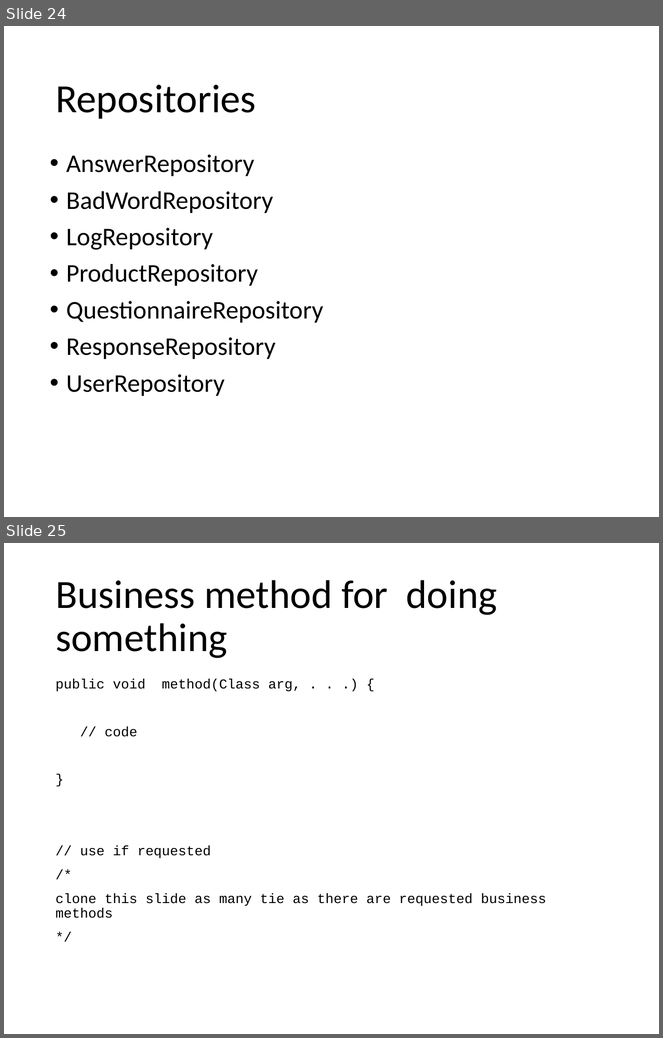
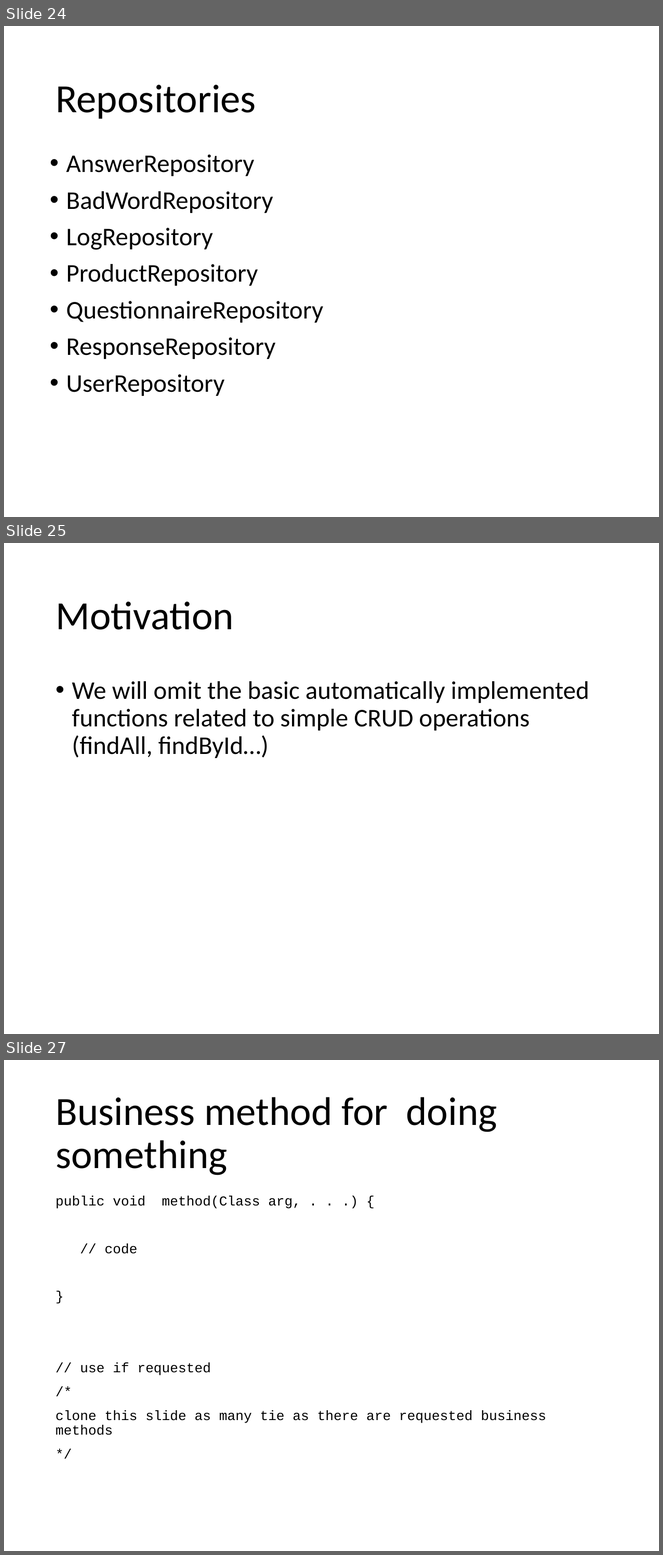
Before and after one commit to Paso198/Gamified-Marketing-Application, a slide deck: Design.pptx. Shown one above the other, each under a label of ours: slides 24 and 25 before the commit, slides 24, 25 and 27 after it; the slides between them are not shown. The pictures are 663x1038 and 663x1555 pixels, drawn with LibreOffice and Linux fonts; fonts in the diff are those of the drawing. Boxes give left, top, right and bottom in pixels: in the first picture for what was removed or moved away, otherwise in the second. Text is boxed around its words. In the diff, an @@ line names an element or a change of style, - is before the commit and + after.

```diff
--- a/Design.pptx
+++ b/Design.pptx
@@ slide 25 added at bbox=[4, 543, 659, 1034], background #FFFFFF @@
@@ title added at bbox=[55, 601, 234, 630], 44 pt, text #000000 @@
+Motivation
@@ text added at bbox=[72, 681, 590, 758], 28 pt, text #000000 @@
+• We will omit the basic automatically implemented functions related to simple CRUD operations (findAll, findById…)
@@ what was slide 25 is now slide 27 @@
```
Also in this commit, not shown: 1 other slide added, 11 other files.
